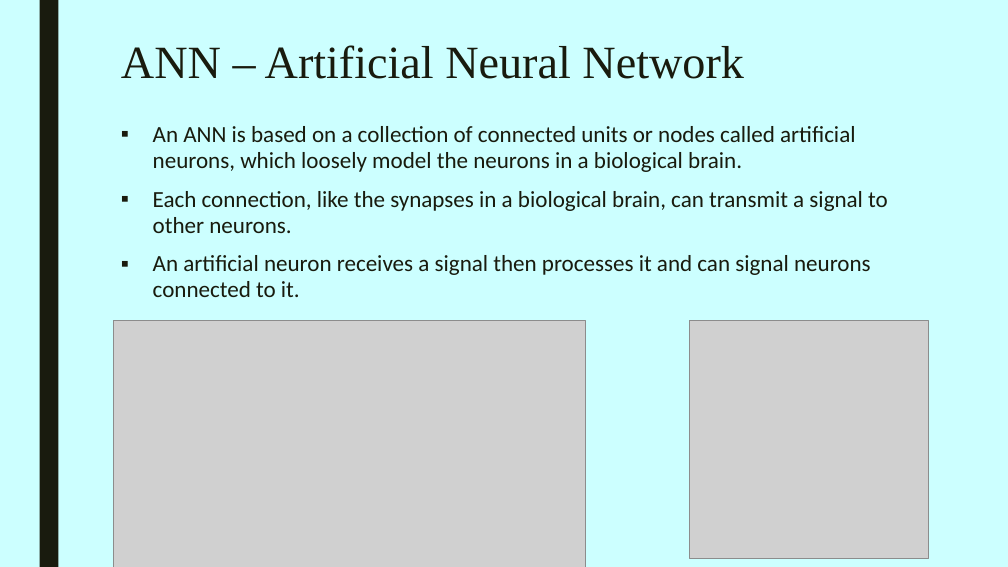
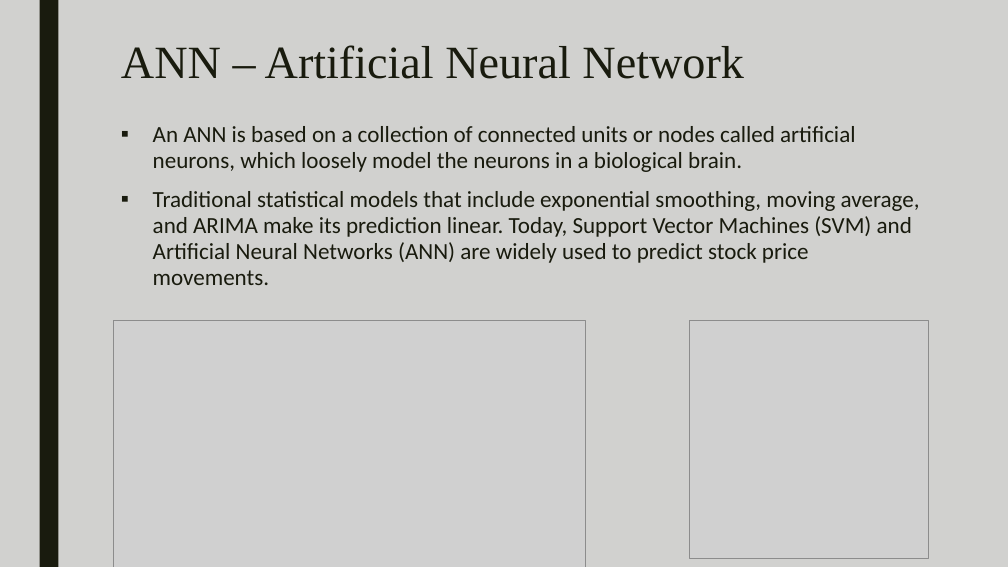
Before and after one commit to smit53/Review-Paper_ARIMA-Model, a slide deck: slide 5 of review paper/Time series analysis.pptx. Drawn at 1008x567 pixels with LibreOffice and Linux fonts; fonts in the diff are those of the drawing; grey boxes stand for pictures. Boxes give left, top, right and bottom in pixels: in the first picture for what was removed or moved away, otherwise in the second. Text is boxed around its words. In the diff, an @@ line names an element or a change of style, - is before the commit and + after.

```diff
--- a/review paper/Time series analysis.pptx
+++ b/review paper/Time series analysis.pptx
@@ background #CCFFFF to #D1D1CF @@
@@ text at [153, 191, 920, 285]: text changed @@
-▪ Each connection, like the synapses in a biological brain, can transmit a signal to other neurons.
-▪ An artificial neuron receives a signal then processes it and can signal neurons connected to it.
+▪ Traditional statistical models that include exponential smoothing, moving average, and ARIMA make its prediction linear. Today, Support Vector Machines (SVM) and Artificial Neural Networks (ANN) are widely used to predict stock price movements.
```
Also in this commit, not shown: 7 other slides changed, 5 slides added, 4 slides removed, 3 other files.
